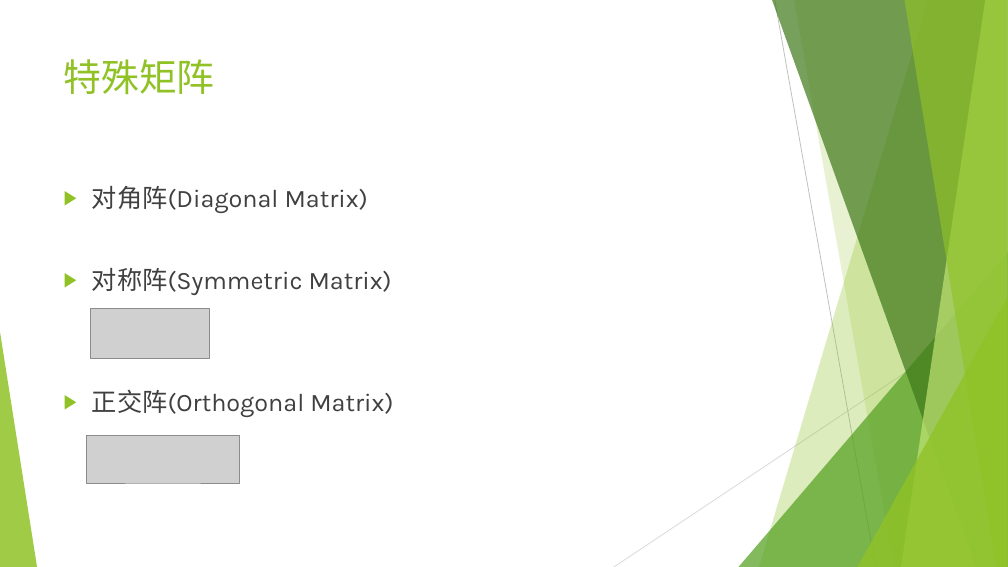
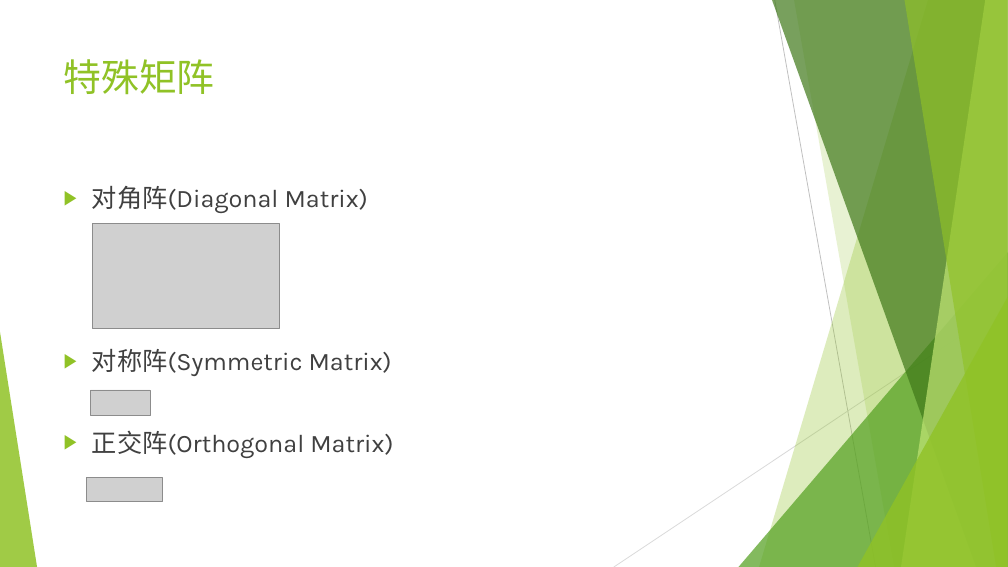
Before and after one commit to wangyi-fudan/BIOL130173, a slide deck: slide 27 of 1_linear_algebra.pptx (slide 21 before the commit). Drawn at 1008x567 pixels with LibreOffice and Linux fonts; fonts in the diff are those of the drawing; grey boxes stand for pictures. Boxes give left, top, right and bottom in pixels: in the first picture for what was removed or moved away, otherwise in the second. Text is boxed around its words. In the diff, an @@ line names an element or a change of style, - is before the commit and + after.

```diff
--- a/1_linear_algebra.pptx
+++ b/1_linear_algebra.pptx
@@ text "对角阵(Diagonal Matrix)" rewrapped from (92, 186, 393, 417) to (92, 186, 393, 458) @@
@@ picture added at (92, 223, 279, 329) @@
@@ picture: place and size @@
-picture at (91, 309, 209, 359)
+picture at (91, 390, 150, 415)
@@ picture: place and size @@
-picture at (86, 436, 240, 482)
+picture at (86, 478, 163, 501)
```
Also in this commit, not shown: 7 other slides changed, 9 slides added.
